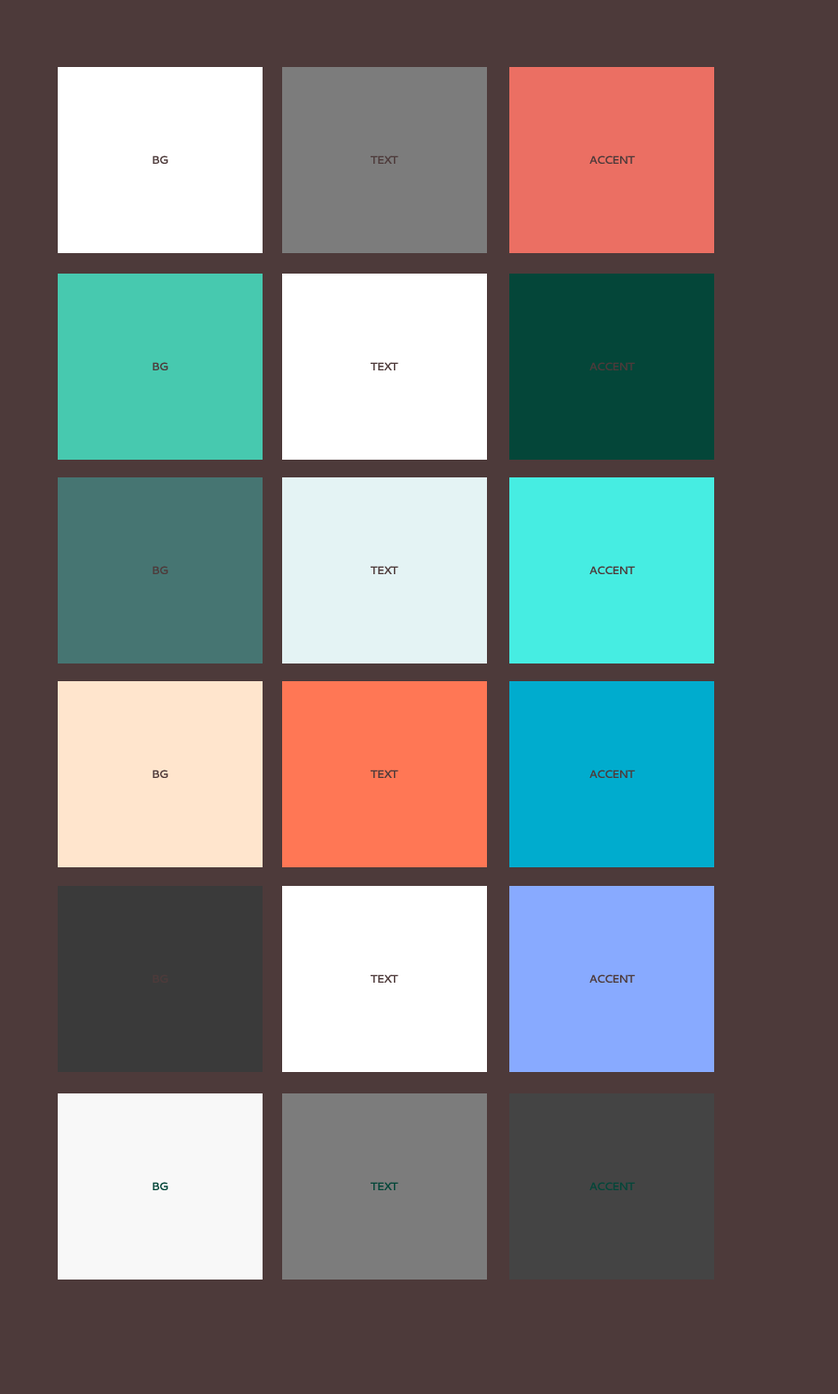
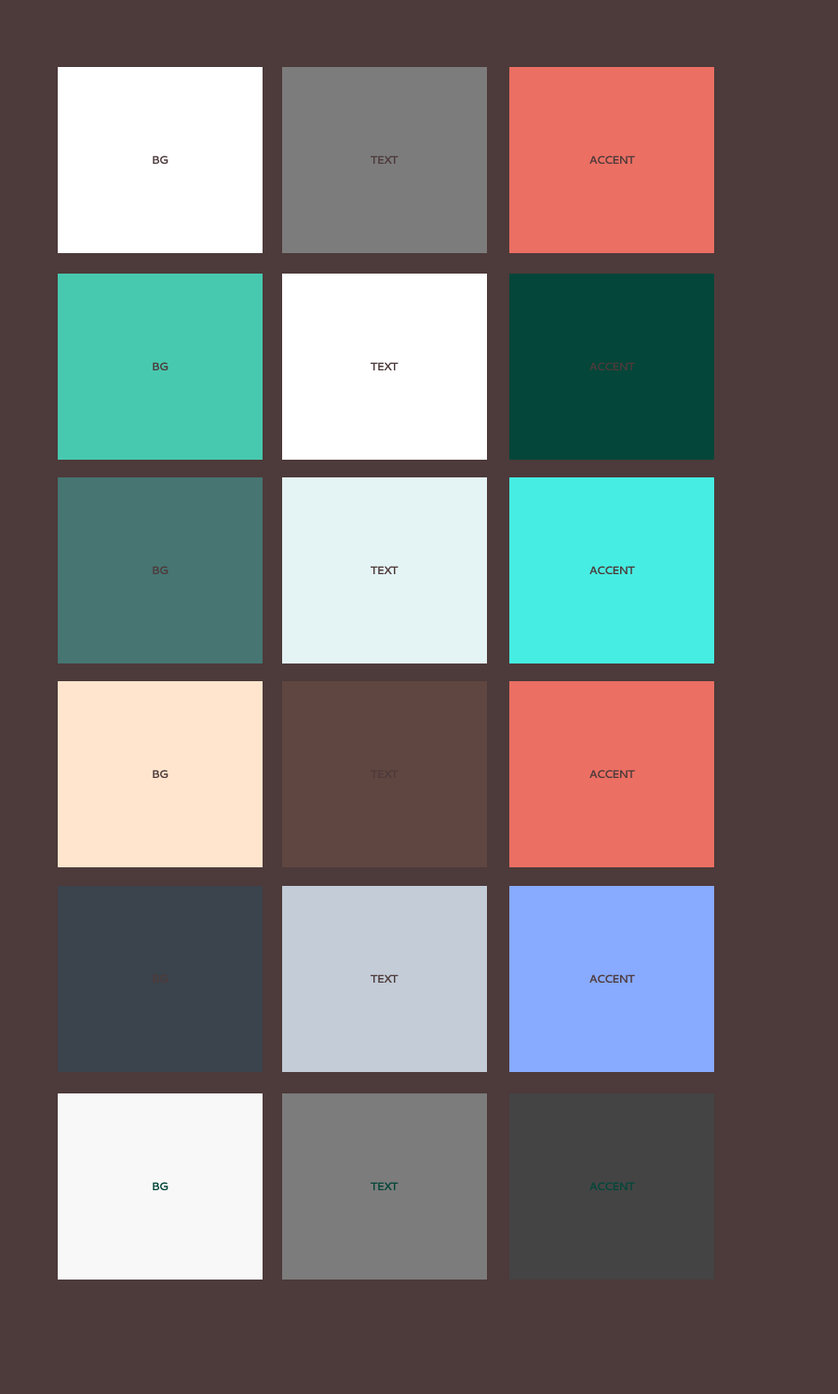
Comparing the layer stacks of the two 838x1394 images. Changes:
painted on "Shape 1 copy 13" over (x1=281, y1=885, x2=487, y2=1073)
painted on "Shape 1 copy 12" over (x1=57, y1=885, x2=263, y2=1073)
painted on "Shape 1 copy 11" over (x1=509, y1=681, x2=714, y2=868)
painted on "Shape 1 copy 10" over (x1=281, y1=681, x2=487, y2=868)
